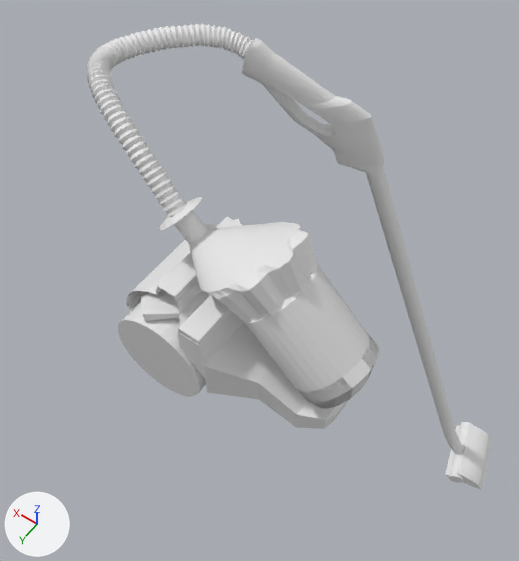
What one commit did to the Blender file Assets/Blender/blend/elektrikSupurgesi/completed.blend.
The view is the same before and after, from a 50 mm lens placed at (-11.3, 12.6, 21.0), pointed at (1.4, -5.1, -6.9). The axes (+X, +Y, +Z) are drawn at lower left. The lights are the same throughout.

Script lines for the objects in view, before the commit:
```python
ob_beziercurve = bpy.data.objects.new('BezierCurve', cu_beziercurve)
ob_beziercurve.parent = ob_hose
ob_beziercurve.location = (8.067, 0.729, 1.693)
ob_beziercurve.scale = (5.86, 5.86, 5.86)
ob_handle = bpy.data.objects.new('Handle', me_cube)
ob_handle.location = (-3.28, -9.23, -6.88)
ob_handle.rotation_euler = (3.184, -2.822, 0.249)  # degrees (182, -162, 14)
ob_handle.scale = (0.385, 0.385, 0.385)
ob_hose = bpy.data.objects.new('Hose', me_circle)
ob_hose.location = (7.97, -0.62, 1.6)
ob_hose.rotation_euler = (0.0, 1.571, 0.0)  # degrees (0, 90, 0)
ob_hose.scale = (0.356, 0.356, 0.678)
ob_vacuum = bpy.data.objects.new('Vacuum', me_cylinder_001)
ob_vacuum.location = (-3.82, -0.7, -1.16)
ob_vacuum.rotation_euler = (0.0, 0.787, 0.0)  # degrees (0, 45, 0)
ob_vacuum.scale = (1.71, 1.72, 1.71)
# me_cylinder_001
# before: 268 (0.99, -1.77, 1.12), 269 (0.99, 1.77, 1.12) at pixel (200, 346), 272 (1.4, -1.77, 1.55), 273 (1.4, 1.77, 1.55) at pixel (178, 332), 282 (1.84, 1.27, 1.68) at pixel (179, 313)
# before: 283 (1.84, -1.27, 1.68), 288 (2.27, 1.77, 2.15) at pixel (142, 314), 289 (2.27, -1.77, 2.15) at pixel (238, 218), 294 (2.69, 1.41, 2.3) at pixel (141, 300), 295 (2.69, -1.41, 2.3)
# before: 296 (3.54, 0.88, 2.17), 297 (3.54, -0.88, 2.17), 300 (3.47, 0.88, 2.26) at pixel (142, 290), 301 (3.47, -0.88, 2.26), 304 (1.55, 1.27, 1.97) at pixel (178, 302)
# before: 305 (1.55, -1.27, 1.97), 308 (1.6, 1.27, 2.02) at pixel (175, 301), 309 (1.6, -1.27, 2.02), 312 (1.49, 1.27, 2.13) at pixel (174, 296), 313 (1.49, -1.27, 2.13) at pixel (244, 225)
# before: 316 (1.84, 1.27, 2.48) at pixel (157, 286), 317 (1.84, -1.27, 2.48) at pixel (227, 216), 320 (1.86, 1.27, 2.49) at pixel (156, 285), 321 (1.86, -1.27, 2.49) at pixel (226, 216), 324 (1.96, 1.27, 2.39) at pixel (157, 289)
# before: 325 (1.96, -1.27, 2.39), 328 (2.02, 1.27, 2.43) at pixel (155, 288), 329 (2.02, -1.27, 2.43) at pixel (224, 219), 332 (2.16, 1.27, 2.28) at pixel (156, 294), 333 (2.16, -1.27, 2.28)
# before: 336 (2.44, 1.27, 2.4) at pixel (147, 291), 337 (2.44, -1.27, 2.4) at pixel (216, 223), 340 (2.78, 1.27, 2.47) at pixel (138, 290), 341 (2.78, -1.27, 2.47) at pixel (207, 224), 344 (3.12, 1.27, 2.5) at pixel (131, 291)
# before: 345 (3.12, -1.27, 2.5), 348 (3.43, 1.27, 2.43) at pixel (127, 295), 349 (3.43, -1.27, 2.43), 352 (3.74, 1.27, 2.29) at pixel (126, 300), 353 (3.74, -1.27, 2.29)
# before: 356 (3.9, 1.27, 2.13) at pixel (127, 306), 357 (3.9, -1.27, 2.13), 364 (3.88, 1.27, 1.98) at pixel (131, 310), 365 (3.88, -1.27, 1.98), 366 (0.89, -1.77, 1.25)
# before: 367 (0.89, 1.77, 1.25) at pixel (198, 341), 368 (1.28, -1.77, 1.64), 369 (1.28, 1.77, 1.64) at pixel (178, 328)
```
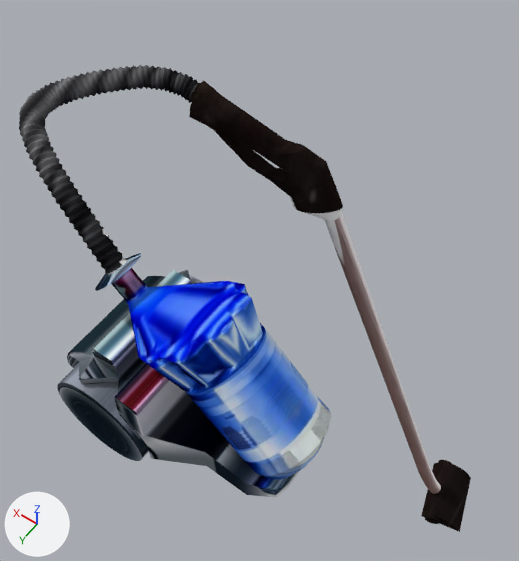
ob_beziercurve is not drawn itself; it is used by a modifier of ob_hose.

What differs and where, as boxes (x1, y1, x2, y2) in the pictures (519 x 561 px):
'Vacuum', surface changed, reshaped, moved, rescaled (white to blue, 73% wider, 101% taller)
    before: (118, 197, 379, 429)
    after: (19, 65, 471, 532)
'Handle', deleted
    before: (241, 37, 492, 490)
'Hose', deleted
    before: (87, 23, 254, 217)
part 1 of me_cylinder_001, added (black)
    after: (425, 460, 451, 524)
part 2 of me_cylinder_001, added (black)
    after: (19, 65, 201, 275)
part 3 of me_cylinder_001, added (black)
    after: (189, 80, 441, 494)
part 4 of me_cylinder_001, added (black)
    after: (421, 462, 471, 532)
part 5 of me_cylinder_001, added
    after: (67, 270, 191, 415)
part 6 of me_cylinder_001, recoloured (white to blue)
    before: (118, 197, 379, 429)
    after: (57, 253, 331, 497)

The change in detail:
Picture 'texture_1.jpg' (img_texture_1_jpg) is new.
In material 'Material' (mat_material), base_color is no longer (0.8, 0.8, 0.8), white #e7e7e7.
In material 'Material' (mat_material), texture is now set to img_texture_1_jpg.
me_cylinder_001 is used by ob_vacuum; location (-3.82, -0.7, -1.16); rotation (0.0, 0.787, 0.0), in degrees (0, 45, 0); scale (1.71, 1.72, 1.71).
Verts and faces of me_cylinder_001; kept vertices keep their numbers, new ones are numbered from 690.
me_cylinder_001 had 690 vertices, 616 faces and spanned x -1.31..4.39, y -1.85..1.85, z -2.6..3.52.
me_cylinder_001 now has 5368 vertices, 5202 faces, 1 loose edge and spans x -1.31..7.16, y -7.84..1.85, z -13.08..7.15.
me_cylinder_001 part 1: the loose piece of 64 vertices spanning x 1.9..4.39, y -1.85..1.85, z -0.36..2.13 is copied, and the copy is multiplied about its middle by the matrix ((-0.178, 0.098, 0.109), (-0.004, -0.606, 0.055), (0.113, 0.133, 0.173)), then moved by (3.47, -6.5, -12.75), in mat_material (picture img_texture_1_jpg); it spans x 6.18..7.06, y -7.69..-5.31, z -12.38..-11.37.
me_cylinder_001 part 2: a new loose piece of 4000 vertices spanning x 0.4..1.95, y -3.99..0.25, z 3.44..7.15, in mat_material (picture img_texture_1_jpg).
me_cylinder_001 part 3: a new loose piece of 590 vertices spanning x -0.62..6.85, y -6.68..-3.43, z -11.79..5.33, in mat_material (picture img_texture_1_jpg).
me_cylinder_001 part 4: a new loose piece of 24 vertices spanning x 5.9..7.16, y -7.84..-5.37, z -13.08..-11.42, in mat_material (picture img_texture_1_jpg).
Part 5, on me_cylinder_001:
New loose edges: (348, 356).
New faces: (268, 366, 368, 272), (269, 273, 369, 367), (282, 332, 328, 324, 320, 316, 312, 308, 304), (282, 288, 332), (288, 294, 336, 332), (294, 300, 348, 344, 340, 336).
New faces: (296, 364, 356, 352, 348), (296, 348, 300), (283, 305, 309, 313, 317, 321, 325, 329, 333, 289), (289, 333, 337, 341, 345, 349, 301, 295), (301, 349, 353, 357), (297, 365, 357, 353).
New faces: (297, 353, 301).
me_cylinder_001 part 6: 616 faces spanning x -1.31..4.39, y -1.85..1.85, z -2.6..3.52 switch from no material to mat_material (picture img_texture_1_jpg).
Object 'Hose' (ob_hose) is deleted.
Object 'BezierCurve' (ob_beziercurve) is deleted.
Object 'Vacuum' (ob_vacuum) moves from (-3.82, -0.7, -1.16) to (-3.85, 2.7, -1.17).
Object 'Vacuum' (ob_vacuum) is rescaled from (1.71, 1.72, 1.71) to (1.72, 1.72, 1.72).
Object 'Handle' (ob_handle) is deleted.
